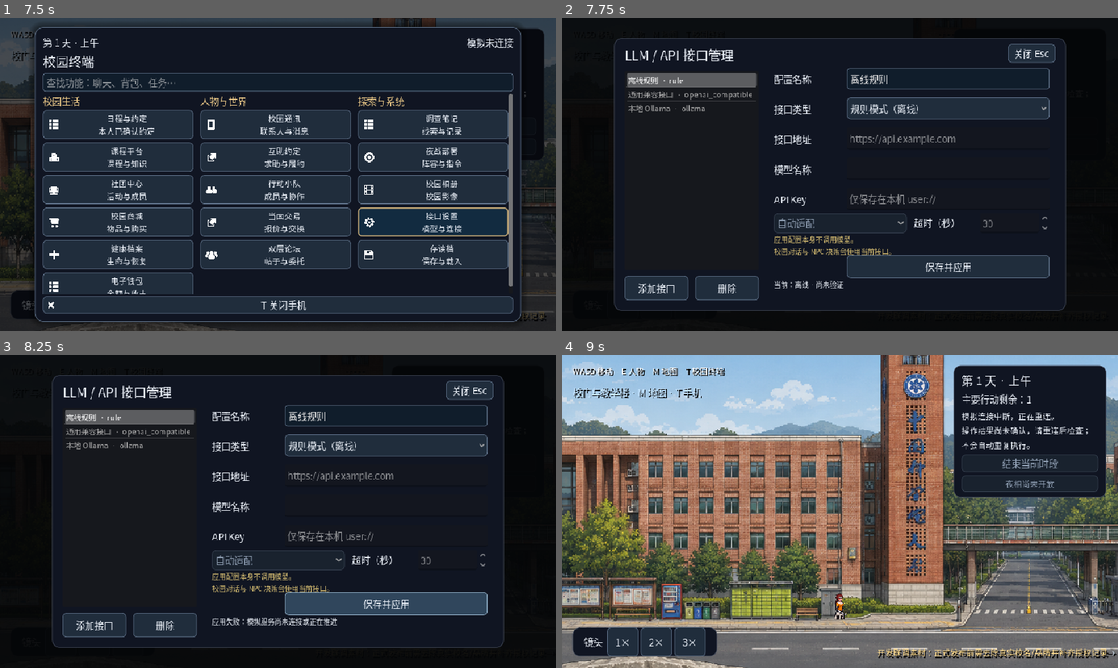
Above: before the commit, frames 1-4 (two rows, left to right).
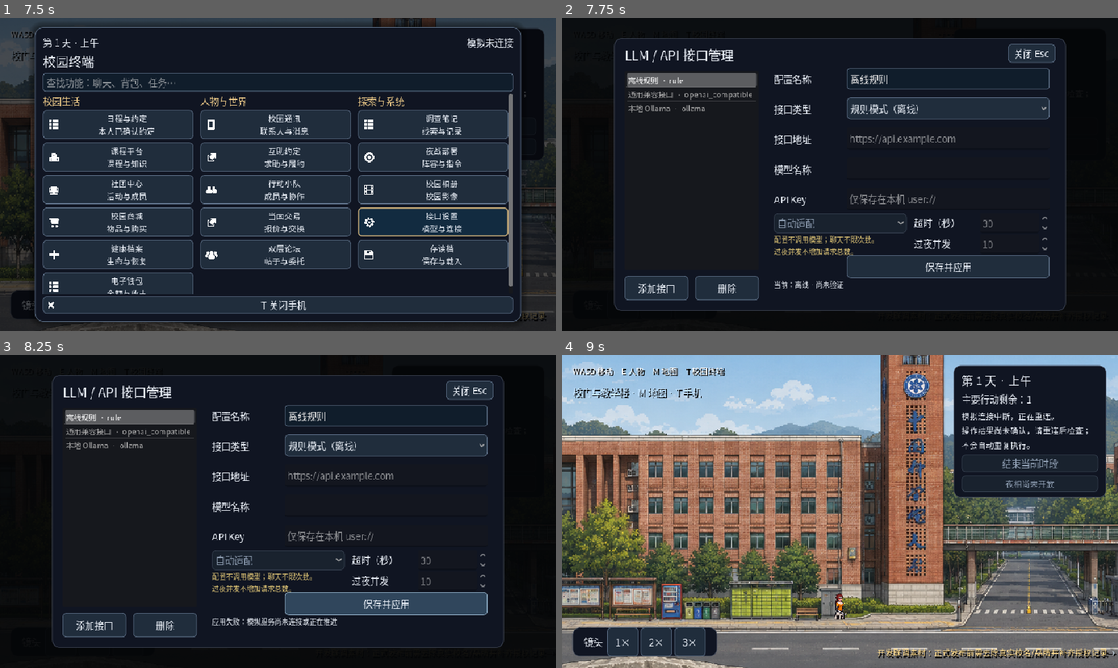
Above: after the commit, the same moments.

Repository: snappy716/LLM-simulate-society
Game: Godot game, scene res://scenes/campus/campus_collab_test.tscn
The game is run twice, just before and just after one commit, with the same random seed, the same clock (stepped at 60 frames per second) and the same inputs.
Inputs (mouse positions are in pixels of both pictures, inside the frame that each line leads up to):
- Up to frame 1 (7.5 s): tap Enter (ui_accept) at 0.5, 0.77, 1.52, 3.02, 3.77, 4.52, 6.02, 6.77 s; move the mouse to (250, 237) at 0.52 s; hold E (interact_npc) 0.53-1.28 s; hold W (move_up) 0.53-2.03 s; click (250, 237) at 0.67 s; move the mouse to (444, 221) at 1.27 s; tap R (randomize_outfit) at 1.35, 5.85 s; move the mouse to (111, 127) at 2.02 s; hold T (toggle_phone) 2.03-2.78 s; hold A (move_left) 2.03-3.53 s; move the mouse to (305, 174) at 2.77 s; tap E (interact_npc) at 2.85, 7.35 s; click (305, 174) at 2.92 s; move the mouse to (194, 96) at 3.52 s; hold S (move_down) 3.53-4.28 s; hold R (randomize_outfit) 3.53-4.28 s; move the mouse to (400, 158) at 4.27 s; hold D (move_right) 4.28-5.03 s; tap T (toggle_phone) at 4.35 s; move the mouse to (166, 190) at 5.02 s; hold W (move_up) 5.03-5.78 s; hold E (interact_npc) 5.03-5.78 s; click (166, 190) at 5.17 s; move the mouse to (333, 105) at 5.77 s; hold D (move_right) from 5.78 s (still down); move the mouse to (250, 237) at 6.52 s; hold T (toggle_phone) 6.53-7.28 s; move the mouse to (444, 221) at 7.27 s; click (444, 221) at 7.42 s
- Up to frame 2 (7.75 s): keep holding D (move_right); tap Enter (ui_accept) at 7.52 s
- Up to frame 3 (8.25 s): release D (move_right) at 8 s; click "保存并应用" at 8 s
- Up to frame 4 (9 s): click "关闭 Esc" at 8.75 s

Frame 1 is identical in both runs. In frame 2, 0.7% of the frame differs, in the area x 38-88%, y 69-76%; in frame 3, 0.7%; in frame 4, nothing differs.

Commit message:
Parallelize overnight NPC planning with ordered validation and configurable concurrency

Diff:
--- a/game/scenes/ui/interface_settings_ui.tscn
+++ b/game/scenes/ui/interface_settings_ui.tscn
@@ -144,11 +144,11 @@
 [node name="Security" type="Label" parent="Panel/Window"]
 offset_left = 276.0
 offset_top = 338.0
-offset_right = 752.0
+offset_right = 505.0
 offset_bottom = 372.0
 theme_override_font_sizes/font_size = 12
 theme_override_colors/font_color = Color(0.85, 0.75, 0.45, 1)
-text = "应用配置本身不调用模型。\n校园对话与 NPC 决策会使用当前接口。"
+text = "配置不调用模型；聊天不限次数。\n过夜并发不增加请求总数。"
 
 [node name="SaveApply" type="Button" parent="Panel/Window"]
 offset_left = 402.0
@@ -187,3 +187,19 @@
 min_value = 1.0
 max_value = 120.0
 value = 30.0
+
+[node name="ConcurrencyLabel" type="Label" parent="Panel/Window"]
+offset_left = 517.0
+offset_top = 342.0
+offset_right = 625.0
+offset_bottom = 370.0
+text = "过夜并发"
+
+[node name="RequestConcurrency" type="SpinBox" parent="Panel/Window"]
+offset_left = 632.0
+offset_top = 338.0
+offset_right = 752.0
+offset_bottom = 372.0
+min_value = 1.0
+max_value = 20.0
+value = 10.0
--- a/game/scripts/ui/interface_settings_ui.gd
+++ b/game/scripts/ui/interface_settings_ui.gd
@@ -14,6 +14,7 @@
 @onready var status: Label = $Panel/Window/Status
 @onready var thinking: OptionButton = $Panel/Window/Thinking
 @onready var request_timeout: SpinBox = $Panel/Window/RequestTimeout
+@onready var request_concurrency: SpinBox = $Panel/Window/RequestConcurrency
 
 var profiles: Array[Dictionary] = []
 var selected_index := -1
@@ -29,6 +30,7 @@
 	for label in ["自动适配", "服务默认", "关闭思考", "开启思考"]:
 		thinking.add_item(label)
 	thinking.tooltip_text = "自动：官方 DeepSeek V4 使用非思考模式；其他兼容服务不添加私有参数。显式开关要求服务支持 thinking 参数。"
+	request_concurrency.tooltip_text = "过夜同时请求数，默认 10。只并行互不影响的日程，不增加请求总数或限制聊天次数。遇到服务限流可调低；本地 Ollama 保持串行。"
 	profile_list.item_selected.connect(_select_profile)
 	$Panel/Window/Add.pressed.connect(_add_profile)
 	$Panel/Window/Delete.pressed.connect(_delete_profile)
@@ -89,6 +91,7 @@
 				"api_key": config.get_value(section, "api_key", ""),
 				"thinking_mode": config.get_value(section, "thinking_mode", "auto"),
 				"timeout_seconds": config.get_value(section, "timeout_seconds", 30.0),
+				"max_concurrent_requests": config.get_value(section, "max_concurrent_requests", 10),
 			})
 	if profiles.is_empty():
 		profiles = [
@@ -119,6 +122,7 @@
 	api_key.text = String(item.api_key)
 	thinking.select(maxi(0, THINKING_MODES.find(str(item.get("thinking_mode", "auto")))))
 	request_timeout.value = float(item.get("timeout_seconds", 30.0))
+	request_concurrency.value = int(item.get("max_concurrent_requests", 10))
 	_provider_changed(provider.selected)
 	status.text = "配置仅保存在本机 user://"
 
@@ -152,6 +156,7 @@
 		"api_key": api_key.text.strip_edges(),
 		"thinking_mode": THINKING_MODES[thinking.selected],
 		"timeout_seconds": request_timeout.value,
+		"max_concurrent_requests": int(request_concurrency.value),
 	}
 	if not _save_profiles():
 		return
@@ -183,6 +188,7 @@
 	api_key.editable = provider_id == "openai_compatible"
 	thinking.disabled = provider_id != "openai_compatible"
 	request_timeout.editable = provider_id == "openai_compatible"
+	request_concurrency.editable = provider_id == "openai_compatible"
 	if provider_id == "ollama":
 		api_key.text = ""
 
--- /dev/null
+++ b/game/tools/test_campus_parallel_flow.gd
@@ -0,0 +1,44 @@
+extends SceneTree
+
+
+func _initialize() -> void:
+	call_deferred("_run")
+
+
+func _run() -> void:
+	create_timer(90).timeout.connect(func(): quit(1))
+	var bridge := root.get_node("SimulationBridge")
+	var transition := root.get_node("OvernightTransition")
+	for _attempt in range(200):
+		if not (bridge.get("campus_snapshot") as Dictionary).is_empty():
+			break
+		await create_timer(0.05).timeout
+	var initial: Dictionary = bridge.get("campus_snapshot")
+	assert(initial.clock.phase == "late_night" and initial.clock.day == 1)
+	assert(initial.cognition.provider.configured)
+	assert(initial.cognition.provider.model == "loopback-only")
+	var counter := int(bridge.get("_campus_command_counter"))
+	var started := Time.get_ticks_msec()
+	bridge.advance_campus_phase()
+	assert(transition.is_active() and paused)
+	bridge.advance_campus_phase()
+	assert(int(bridge.get("_campus_command_counter")) == counter + 1)
+	var reply: Array = await bridge.campus_phase_advanced
+	assert(reply[0], JSON.stringify(reply))
+	var elapsed := Time.get_ticks_msec() - started
+	await create_timer(0.55).timeout
+	assert(not transition.is_active() and not paused)
+	var snapshot: Dictionary = bridge.get("campus_snapshot")
+	assert(snapshot.clock.day == 2 and snapshot.clock.phase == "morning")
+	assert(snapshot.cognition.focused_count == 20)
+	assert(snapshot.cognition.usage.calls >= 20)
+	assert(snapshot.cognition.usage.fallbacks == 0)
+	assert(snapshot.cognition.usage.prompt_tokens == snapshot.cognition.usage.calls * 31)
+	assert(snapshot.cognition.usage.completion_tokens == snapshot.cognition.usage.calls * 13)
+	var usage: Dictionary = snapshot.cognition.usage.duplicate(true)
+	bridge.advance_campus_phase()
+	reply = await bridge.campus_phase_advanced
+	assert(reply[0])
+	assert(bridge.get("campus_snapshot").cognition.usage == usage)
+	print("CAMPUS_PARALLEL_FLOW_OK real_game_http real_loopback_model_http all20 four_slots no_fallback exact_billing duplicate_guard intraday_no_requests elapsed_ms=%s no_paid_api" % elapsed)
+	quit(0)
--- a/game/tools/test_campus_startup_flow.gd
+++ b/game/tools/test_campus_startup_flow.gd
@@ -50,13 +50,20 @@
 	(settings.get("model") as LineEdit).text = "deepseek-v4-flash"
 	(settings.get("api_key") as LineEdit).text = "fake-no-paid-request"
 	(settings.get("request_timeout") as SpinBox).value = 30
+	assert((settings.get("request_concurrency") as SpinBox).value == 10)
+	(settings.get("request_concurrency") as SpinBox).value = 6
 	settings.call("_save_and_apply")
 	var deepseek = await bridge.interface_configured
 	assert(bool(deepseek[0]))
 	assert(deepseek[1].status.thinking_mode == "disabled")
 	assert(deepseek[1].status.timeout_seconds == 30)
+	assert(deepseek[1].max_concurrent_requests == 6)
 	assert(deepseek[1].status.last_result.state == "untested")
 	assert((settings.get("status") as Label).text.contains("尚未请求验证"))
+	var selected_profile := int(settings.get("selected_index"))
+	settings.call("_load_profiles")
+	settings.call("_select_profile", selected_profile)
+	assert((settings.get("request_concurrency") as SpinBox).value == 6)
 	settings.call("_select_profile", 0)
 	settings.call("_save_and_apply")
 	await bridge.interface_configured
Not shown, added: production/OVERNIGHT_PARALLEL_ACCEPTANCE.md
Not shown, added: production/OVERNIGHT_PERFORMANCE_PLAN.md
Not shown, added: production/measure_overnight_latency.py
Not shown, changed: production/run_godot_checks.py
Not shown, added: production/validation/overnight-parallel/README.md
Not shown, added: production/validation/overnight-parallel/audit-guard-fixed.log
Not shown, added: production/validation/overnight-parallel/cache-fixture-fixed.log
Not shown, added: production/validation/overnight-parallel/cache-order-fixed.log
Not shown, added: production/validation/overnight-parallel/godot-final-flows.tar.gz
Not shown, added: production/validation/overnight-parallel/godot-final.log
Not shown, added: production/validation/overnight-parallel/godot-pre-audit-guard-flows.tar.gz
Not shown, added: production/validation/overnight-parallel/godot-pre-audit-guard.log
(and 19 more such lines)
